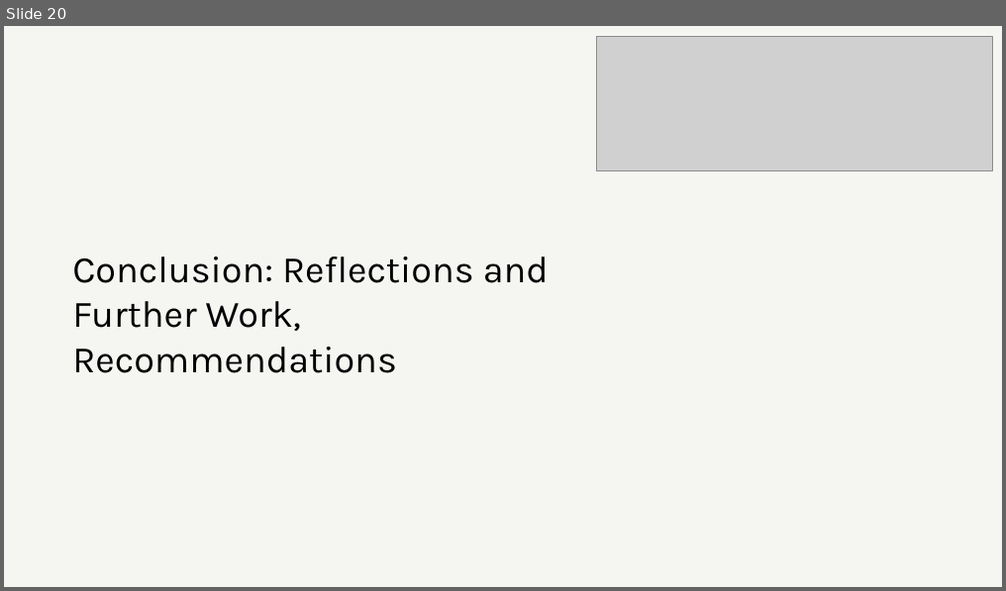
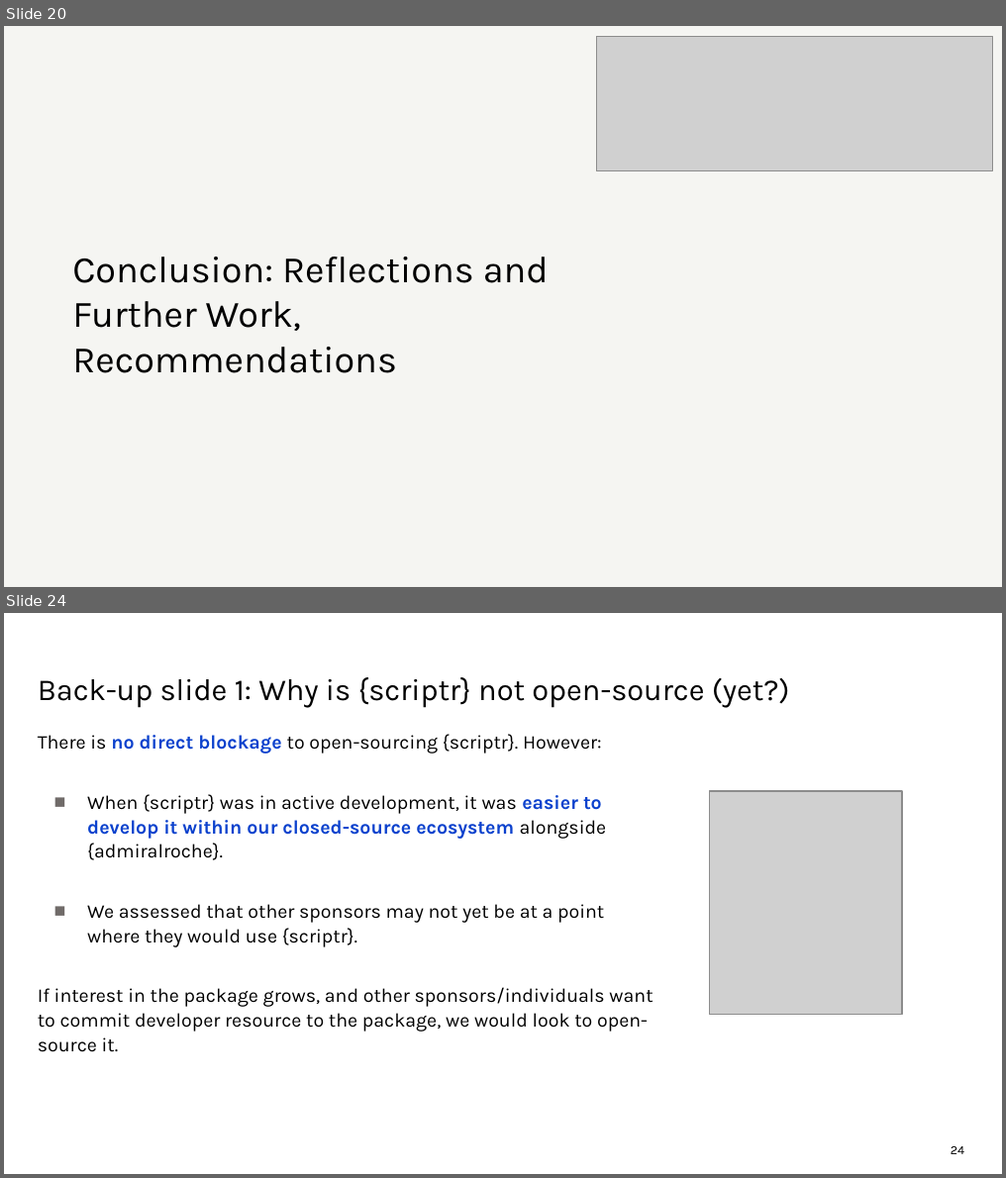
Before and after one commit to manciniedoardo/PHUSE_EU_Connect_2026_Code_that_writes_code_that_writes_code, a slide deck: PRE_SM11.pptx. Shown one above the other, each under a label of ours: slide 20 before the commit, slides 20 and 24 after it; the slides between them are not shown. The pictures are 1006x591 and 1006x1178 pixels, drawn with LibreOffice and Linux fonts; fonts in the diff are those of the drawing; grey boxes stand for pictures; background and template pictures are left out. Boxes give left, top, right and bottom in pixels: in the first picture for what was removed or moved away, otherwise in the second. Text is boxed around its words. In the diff, an @@ line names an element or a change of style, - is before the commit and + after.

```diff
--- a/PRE_SM11.pptx
+++ b/PRE_SM11.pptx
@@ slide 24 added at [4, 613, 1002, 1174], background #FFFFFF @@
@@ title added at [38, 677, 790, 708], 22 pt, text #000000 @@
+Back-up slide 1: Why is {scriptr} not open-source (yet?)
@@ text added at [38, 734, 652, 1053], 14 pt, text #000000 @@
+There is no direct blockage to open-sourcing {scriptr}. However:
+■ When {scriptr} was in active development, it was easier to develop it within our closed-source ecosystem alongside {admiralroche}.
+■ We assessed that other sponsors may not yet be at a point where they would use {scriptr}.
+If interest in the package grows, and other sponsors/individuals want to commit developer resource to the package, we would look to open-source it.
@@ picture added at [709, 791, 901, 1015] @@
@@ page number added at [950, 1147, 964, 1155], 9 pt, text #000000 @@
+24
```
Also in this commit, not shown: 9 slides changed, 1 other slide added, 5 other files.
